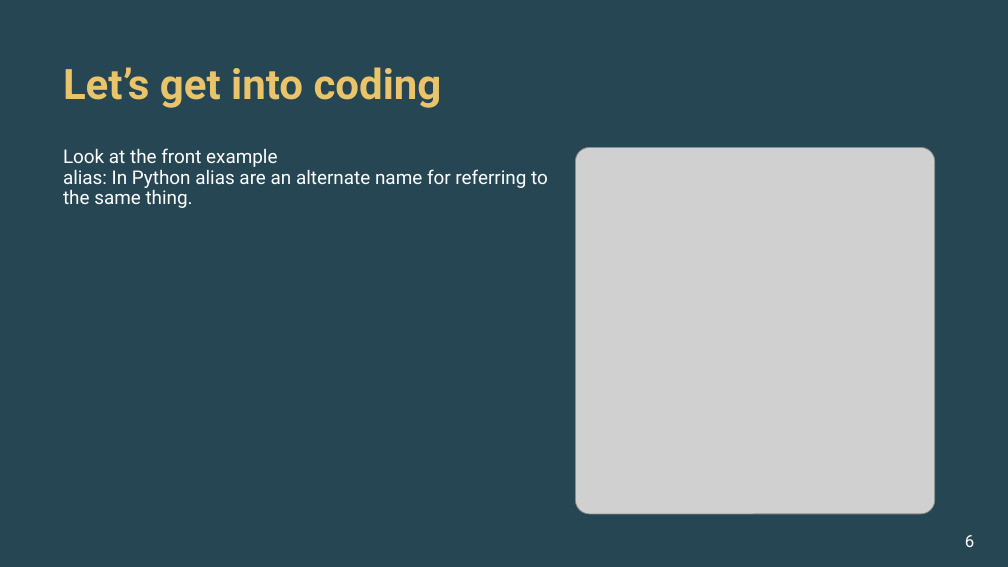
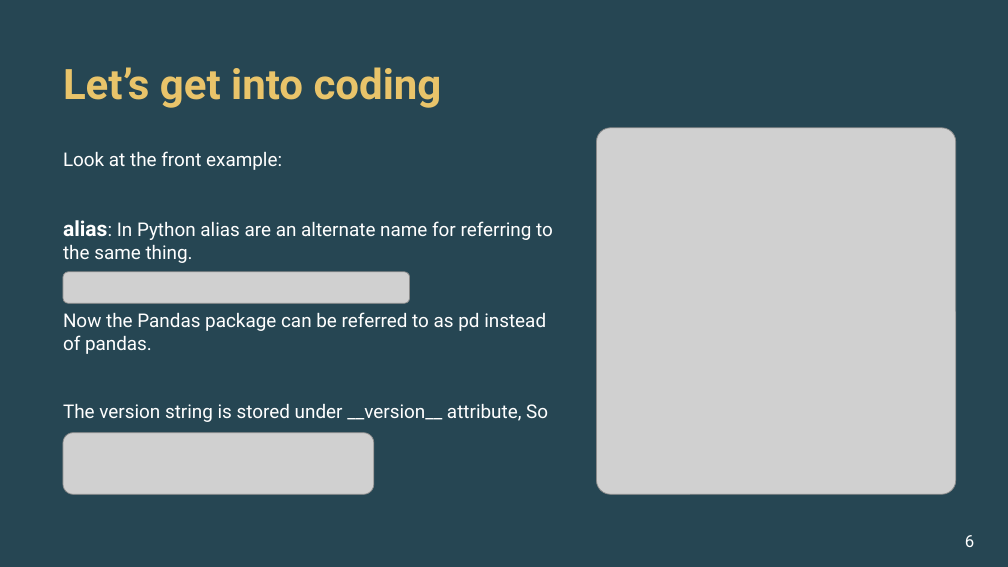
Before and after one commit to alishhde/PandasTutorial, a slide deck: slide 6 of Pandas Tutorials.pptx. Drawn at 1008x567 pixels with LibreOffice and Linux fonts; fonts in the diff are those of the drawing; grey boxes stand for pictures; background and template pictures are left out. Boxes give left, top, right and bottom in pixels: in the first picture for what was removed or moved away, otherwise in the second. Text is boxed around its words. In the diff, an @@ line names an element or a change of style, - is before the commit and + after.

```diff
--- a/Pandas Tutorials.pptx
+++ b/Pandas Tutorials.pptx
@@ picture: place and size @@
-picture at [575, 147, 935, 514]
+picture at [597, 128, 956, 495]
@@ text at [63, 151, 282, 170]: text changed @@
-Look at the front example
+Look at the front example:
@@ text at [63, 220, 553, 263]: size 18 to 20 pt, bold on in "alias:"; line spacing 0.9 to 1 @@
@@ picture added at [63, 272, 409, 304] @@
@@ text at [63, 312, 548, 422]: paragraphs added @@
+Now the Pandas package can be referred to as pd instead of pandas.
+The version string is stored under __version__ attribute, So
@@ picture added at [63, 433, 374, 494] @@
```
Also in this commit, not shown: 12 other slides changed, 35 slides added, 11 other files.
